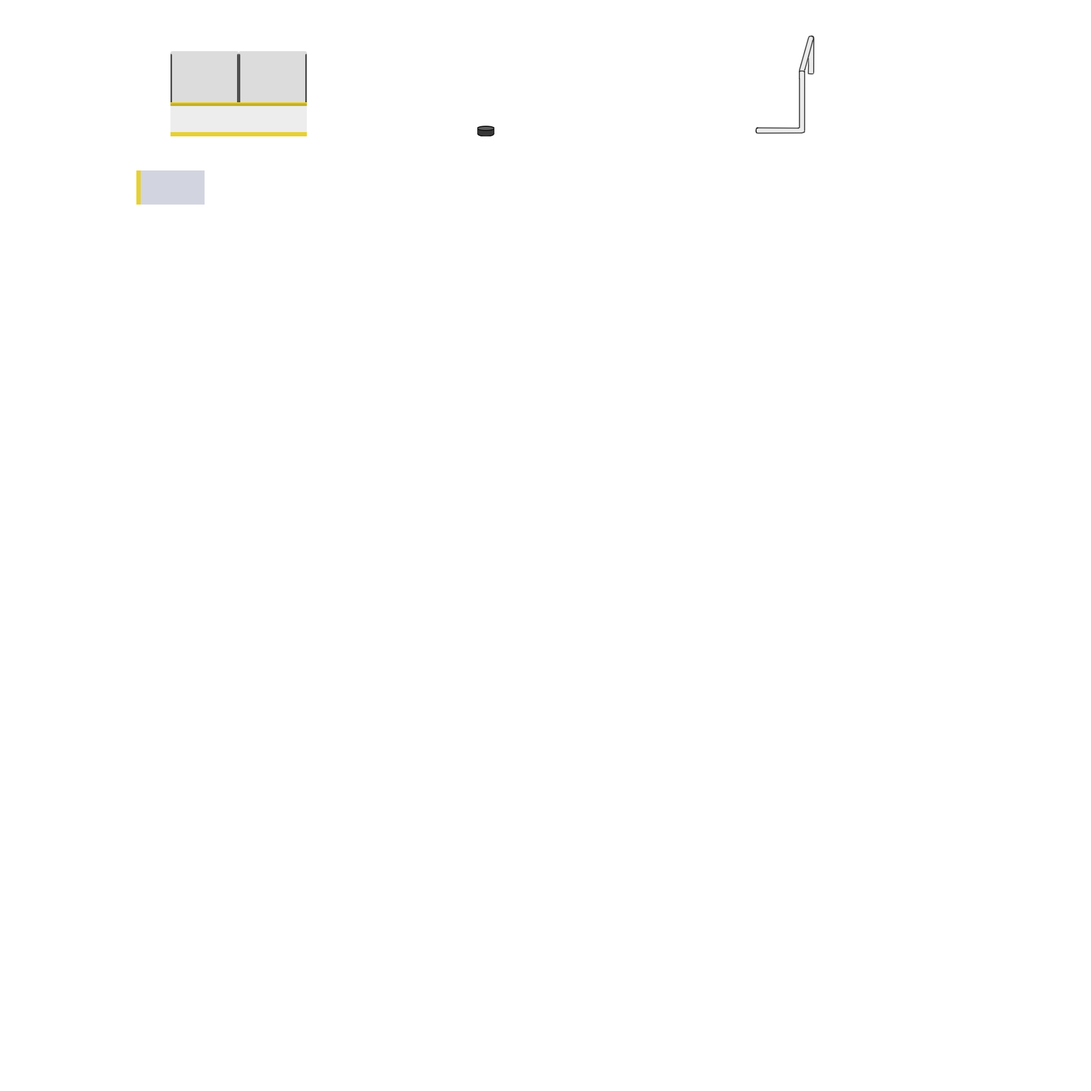
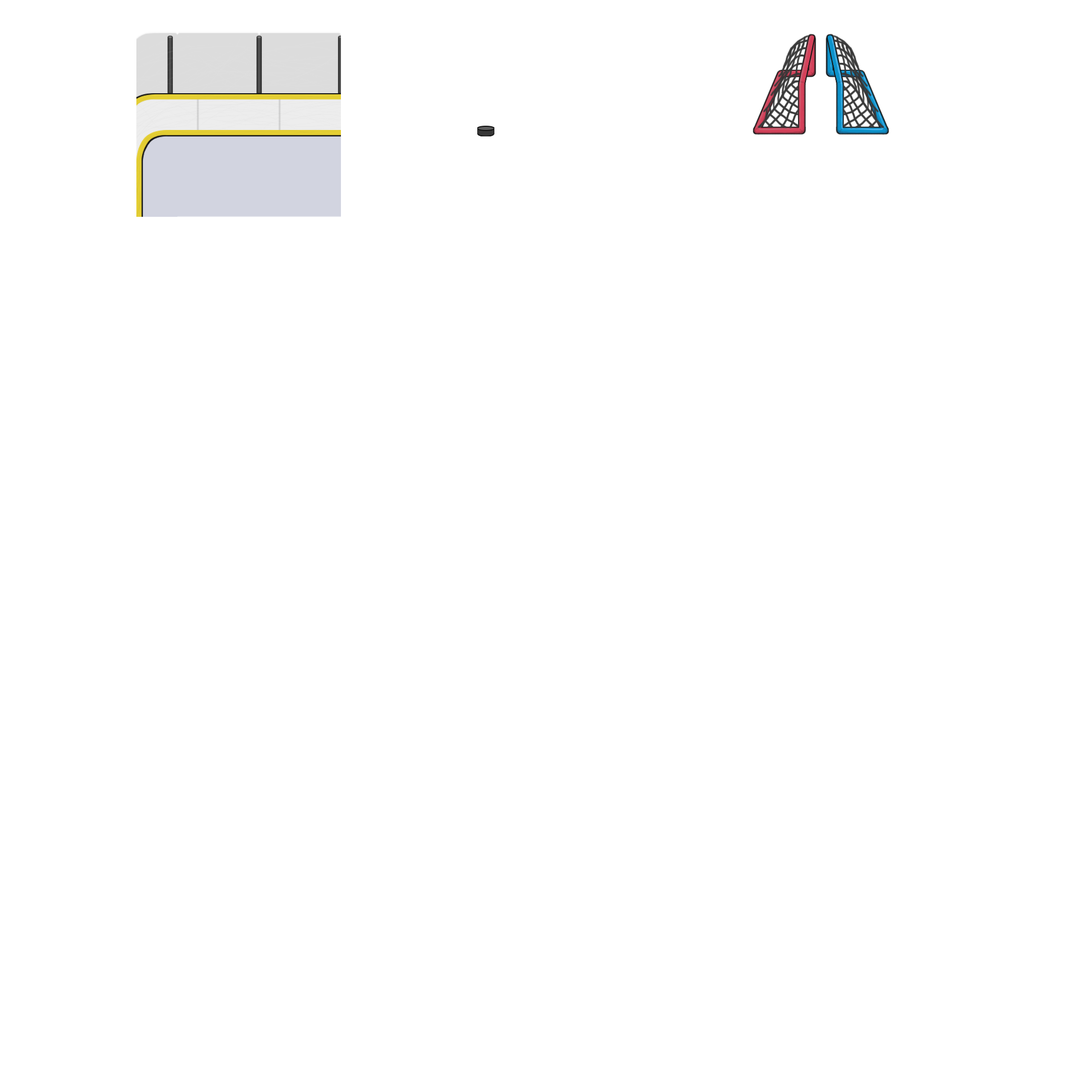
Comparing the layer stacks of the two 1091×1091 images. Changes:
added layer "innerpost" (1st of 2, in "Goals" › "Right") in group "Right" over [827, 34, 889, 135]
added layer "outline" (1st of 4, in "Goals" › "Right") in group "Right" over [826, 33, 891, 135]
added layer "innerpost" (2nd of 2, in "Goals" › "Left") in group "Left" over [753, 34, 815, 135]
added layer "outline" (3rd of 4, in "Goals" › "Left") in group "Left" over [752, 33, 817, 135]
added group "Scratches" with 7 layers in group "Barriers" over [136, 31, 342, 217]
added group "Glass" with 1 layers in group "Scratches" over [136, 31, 342, 101]
added layer "highlights" (30%) in group "Glass" over [136, 31, 342, 101]
added group "yellowaccents" with 1 layers in group "Scratches" over [136, 87, 342, 217]
added layer "dark" (1st of 2, in "Barriers" › "Scratches" › "yellowaccents") (24%) in group "yellowaccents" over [136, 87, 342, 217]
renamed "shade" to "whiteboard", showed the group it (1 layers), moved it into group "Scratches" over [136, 88, 342, 147]
renamed "'" to "dark", opacity 100% → 20%, painted on it over [136, 88, 342, 147]
added layer "yellow under" in group "barrier" over [136, 130, 342, 217]
added layer "under outline" in group "barrier" over [138, 131, 342, 217]
added layer "beams" in group "barrier" over [136, 96, 282, 139]
moved "base white" (2nd of 2, in "Barriers" › "barrier") into group "barrier", painted on it over [170, 94, 342, 137]
painted on "ice" over [139, 133, 342, 217]
moved "Glassbarrier" into group "Barriers" over [136, 31, 342, 103]
removed layer "Layer 3" from group "Glassbarrier" over [170, 53, 307, 103]
added layer "pillars" in group "Glassbarrier" over [167, 35, 342, 95]
added layer "glass curved left" (20%) in group "Glassbarrier" over [136, 32, 342, 101]
added layer "glass highlight" (21%) in group "Glassbarrier" over [136, 31, 342, 95]
…and 32 more changes (19 added, 13 removed)
